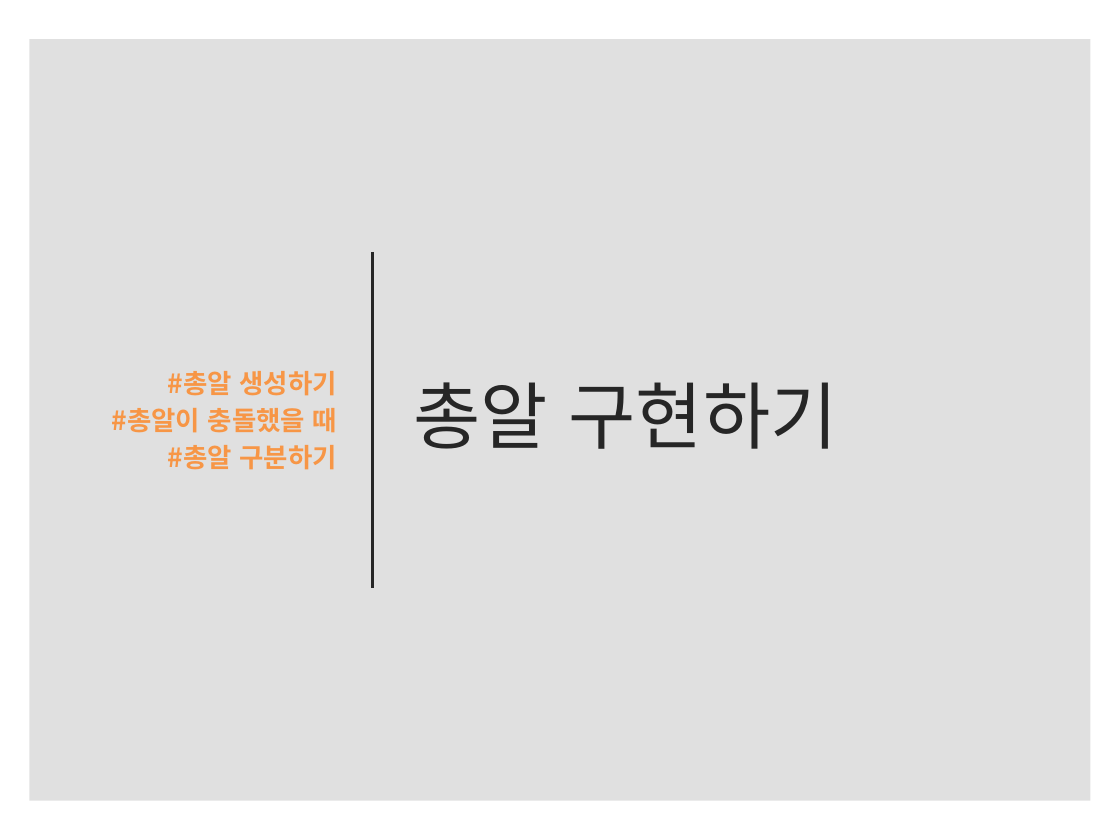
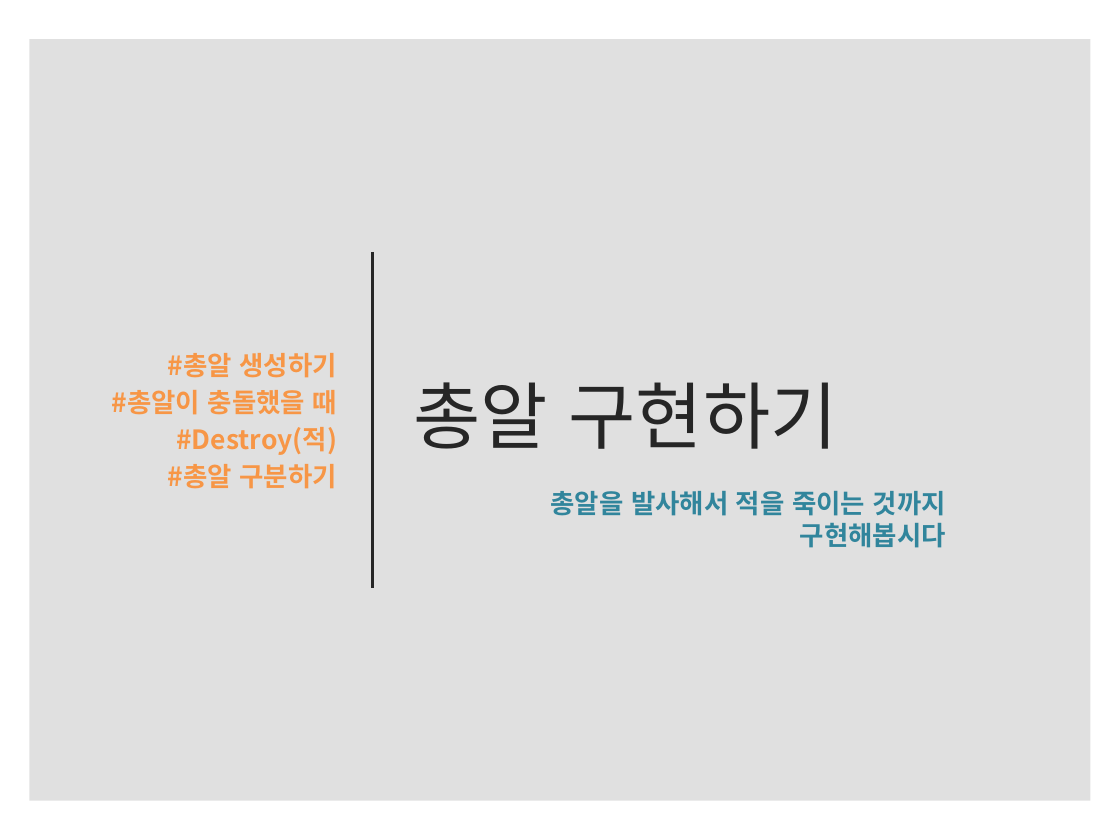
Before and after one commit to IamGroooooot/cien-unity-2019, a slide deck: slide 20 of 2주차.pptx. Drawn at 1120x840 pixels with LibreOffice and Linux fonts; fonts in the diff are those of the drawing. Boxes give left, top, right and bottom in pixels: in the first picture for what was removed or moved away, otherwise in the second. Text is boxed around its words. In the diff, an @@ line names an element or a change of style, - is before the commit and + after.

```diff
--- a/2주차.pptx
+++ b/2주차.pptx
@@ subtitle at <box>176,427,337,455</box>: paragraph added @@
+#Destroy(적)
@@ text added at <box>551,491,946,548</box>, 17 pt, text #31859C, bold @@
+총알을 발사해서 적을 죽이는 것까지 구현해봅시다
```
Also in this commit, not shown: 8 other slides changed, 5 slides added.
